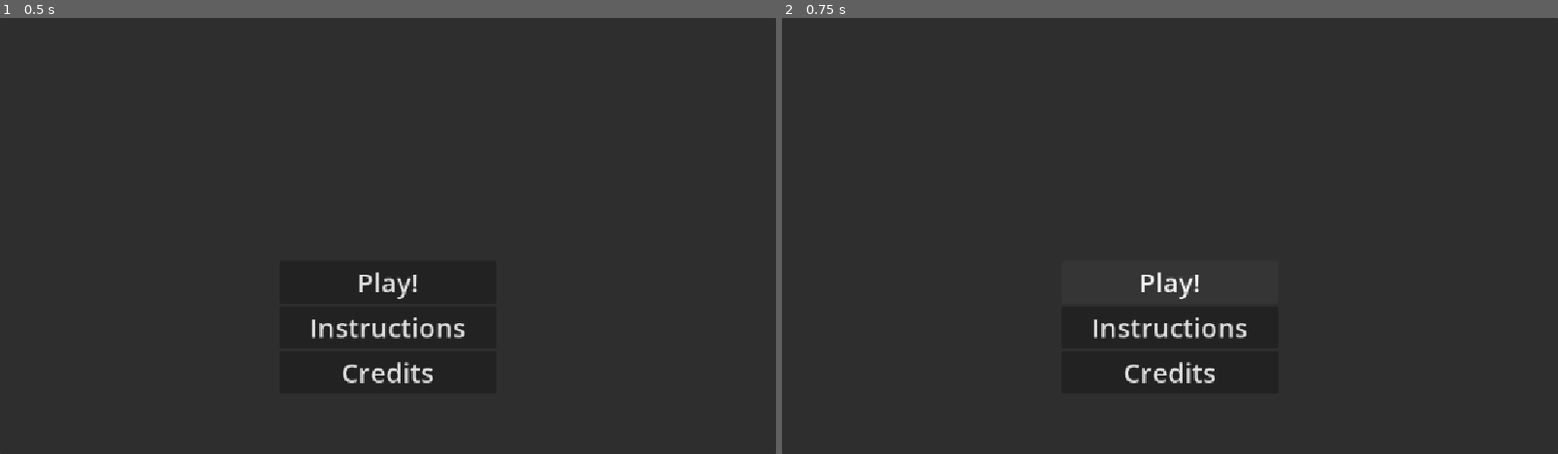
Above: before the commit, frames 1-2 (left to right).
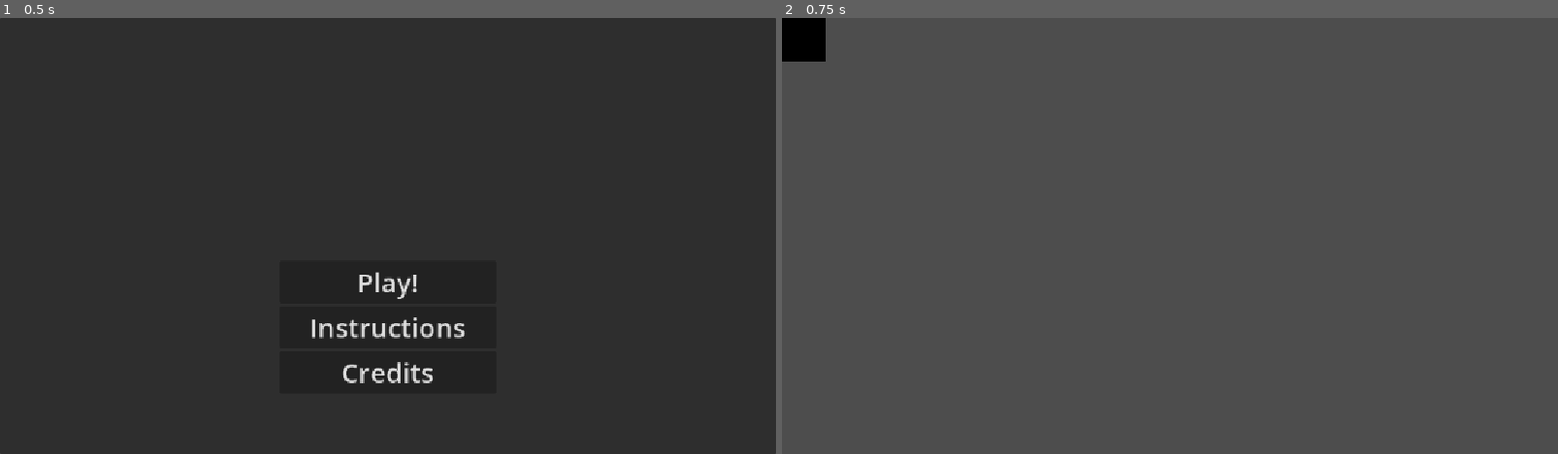
Above: after the commit, the same moments.

Repository: arislam-cs28/mamas-sustaineria
Game: Godot game, scene res://Scenes/Main/main_menu.tscn
Two runs of this game, one before a commit and one after it. Both use one fixed random seed, a clock stepped at 60 frames per second and the inputs below.
Inputs:
- Up to frame 1 (0.5 s): no input
- Up to frame 2 (0.75 s): click "Play!" at 0.5 s

Frame 1 is identical in both runs. In frame 2, 97% of the frame differs, in the area x 0-100%, y 0-100%.
Error before the commit: Parse Error: Expected grouping expression. (res://Scripts/main_menu.gd:11)

Commit message:
trying to fix code :(

Diff:
--- a/Scenes/Intro/intro_video.tscn
+++ b/Scenes/Intro/intro_video.tscn
@@ -1,12 +1,17 @@
 [gd_scene format=3 uid="uid://b7j6ncjtd2dn2"]
 
-[ext_resource type="Script" uid="uid://bsbyfcnlgmptc" path="res://Scripts/intro_video.gd" id="1_tyxdc"]
+[sub_resource type="GDScript" id="GDScript_gje17"]
+script/source = "extends Node2D
+
+func _on_video_stream_player_finished() -> void:
+	pass # Replace with function body.
+"
 
 [sub_resource type="VideoStreamTheora" id="VideoStreamTheora_gje17"]
 file = "res://Videos/vid.ogv"
 
 [node name="IntroVideo" type="Node2D" unique_id=517494704]
-script = ExtResource("1_tyxdc")
+script = SubResource("GDScript_gje17")
 
 [node name="Camera2D" type="Camera2D" parent="." unique_id=197667678]
 
--- a/Scripts/intro_video.gd
+++ /dev/null
@@ -1,4 +0,0 @@
-extends Node2D
-
-func _on_video_stream_player_finished() -> void:
-	pass # Replace with function body.
--- a/Scripts/main_menu.gd
+++ b/Scripts/main_menu.gd
@@ -8,7 +8,7 @@
 
 func _on_start_button_pressed() -> void:
 	get_tree().change_scene_to_file("res://Scenes/Intro/intro_video.tscn")
-	if ()
+
 
 func _on_credits_pressed() -> void:
 	get_tree().change_scene_to_file("res://Scenes/Main/Credits.tscn")
Not shown, added: Scenes/IMG_1250.png.import
Not shown, added: Scenes/IMG_1262.png.import
Not shown, added: Scenes/IMG_1599.png.import
Not shown, added: Scenes/IMG_1601.png.import
Not shown, removed: Scripts/intro_video.gd.uid
